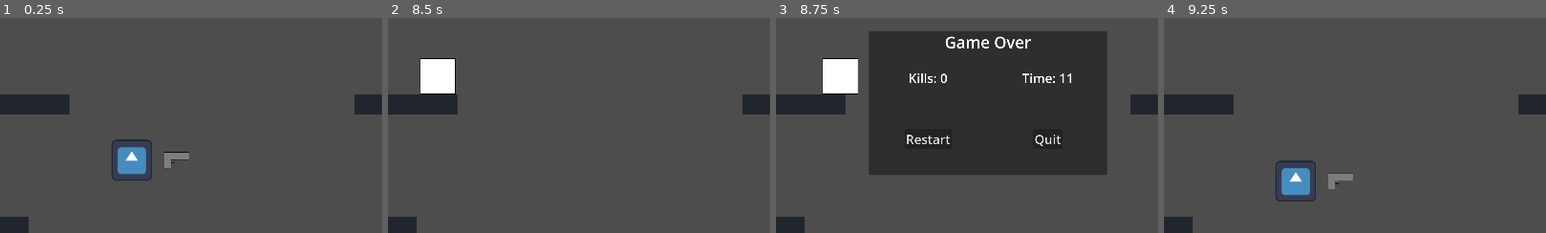
Above: before the commit, frames 1-4 (left to right).
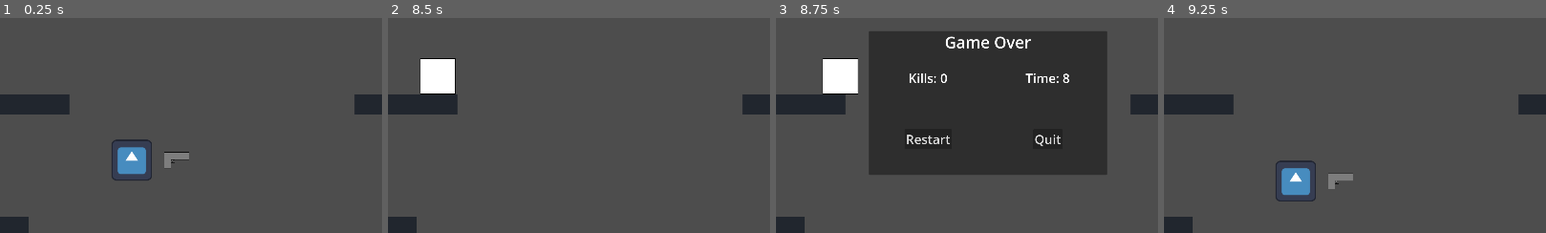
Above: after the commit, the same moments.

Repository: RajwolChapagain/Recoil-Robot
Game: Godot game, scene res://main.tscn
Same seed, same stepped clock (60 frames per second), same inputs: the game is played once before the commit and once after it. The engine's default icon, where the game draws it, is replaced by a stand-in: a white triangle on a blue panel in a dark square.
Inputs:
- Up to frame 1 (0.25 s): no input
- Up to frame 2 (8.5 s): hold Up (fire_bullet) 0.53-1.28 s; hold D (move_right) 0.53-2.03 s; tap W (jump) at 0.77, 1.52, 3.02, 3.77, 4.52, 6.02, 6.77, 7.52 s; tap Right (rotate_gun_clockwise) at 1.35, 5.85 s; hold Left (rotate_gun_counter_clockwise) 2.03-2.78 s; hold A (move_left) 2.03-4.28 s; tap Up (fire_bullet) at 2.85, 7.35 s; hold Right (rotate_gun_clockwise) 3.53-4.28 s; hold D (move_right) 4.28-8.03 s; tap Left (rotate_gun_counter_clockwise) at 4.35 s; hold Up (fire_bullet) 5.03-5.78 s; hold Left (rotate_gun_counter_clockwise) 6.53-7.28 s; hold A (move_left) from 8.03 s (still down); hold Right (rotate_gun_clockwise) from 8.03 s (still down)
- Up to frame 3 (8.75 s): keep holding A (move_left); keep holding Right (rotate_gun_clockwise)
- Up to frame 4 (9.25 s): release A (move_left) at 8.75 s; release Right (rotate_gun_clockwise) at 8.75 s; click "Restart" at 8.75 s
The pictures show only the part of the screen within x 22-72%, y 30-80%; the shares and areas given below are measured in that part.

Frames 1-2 are identical in both runs. In frame 3, 0.2% of the frame differs, in the area x 64-78%, y 25-31%; in frame 4, nothing differs.
Error before the commit: Invalid access to property or key 'position' on a base object of type 'previously freed'. (res://enemy/enemy.gd:37)

Commit message:
fix time value shown on game over panel

Diff:
--- a/main.gd
+++ b/main.gd
@@ -1,10 +1,12 @@
 extends Node2D
 
 var kill_count = 0
+var time_started
 
 func _ready():
 	$Robot.connect("player_died", on_game_over)
 	$EnemySpawner.connect("enemy_spawned", on_enemy_spawned)
+	time_started = Time.get_ticks_msec()
 
 func _process(delta):
 	if $Robot != null:
@@ -15,7 +17,8 @@
 	enemy.connect("on_killed", on_enemy_killed)
 
 func on_game_over():
-	$GameOverScreen.display_game_over_panel(kill_count, Time.get_ticks_msec() / 1000)
+	$GameOverScreen.display_game_over_panel(kill_count, (Time.get_ticks_msec() - time_started) / 1000)
+	get_tree().call_group("enemy", "set_target", self)
 
 func on_enemy_killed():
 	kill_count += 1
